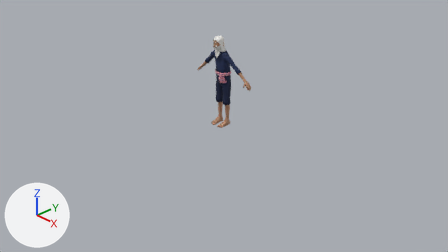
Two versions of the Blender file assets/models/human_elder_male/human_elder_male.blend, one commit apart.
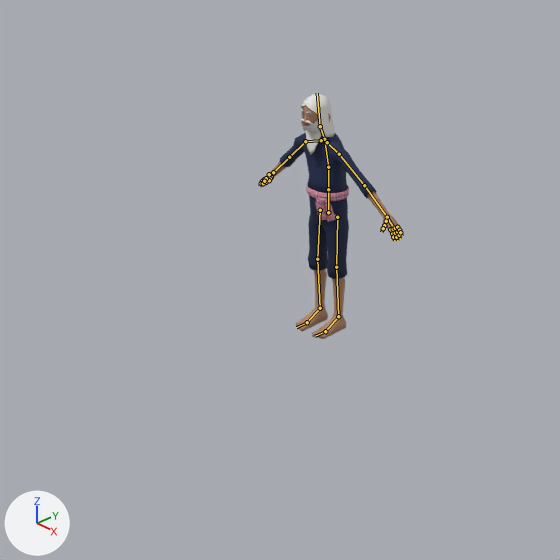
Each version is shown from the file's camera 'Camera', then close up on the part from 22% to 69% of the width and 0% to 84% of the height. The lights are fixed; the arrows at lower left show +X, +Y and +Z. The last two pictures show the newer version. The bones that bend it are drawn over the model as lines in the close-ups.

In view in the first close-up: 'Body', 'Cloth_mohom', 'Cloth_mohom_sash', 'Cloth_mohom_sash_tails', 'Hair_long_white_beard'.
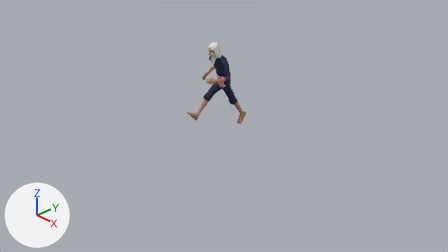
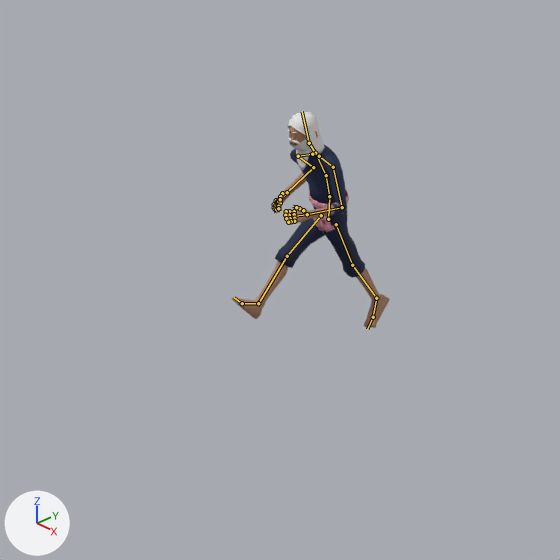
The newer file adds an action. The first version stands in its rest pose; the second is drawn at frame 21 of the action 'run'.

The edits, one by one:
Bone 'hips' (bone_hips) moves from (0.0, 0.0, 0.0) to (0.0, -0.046, 0.0).
Bone 'hips' (bone_hips) turns from (0, 0, 0) to (0, -7, -3) degrees about its own x, y and z.
Bone 'spine' (bone_spine) turns from (0, 0, 0) to (11, 4, 2) degrees about its own x, y and z.
Bone 'chest' (bone_chest) turns from (0, 0, 0) to (7, 6, 0) degrees about its own x, y and z.
Bone 'neck' (bone_neck) turns from (0, 0, 0) to (-5, -2, 0) degrees about its own x, y and z.
Bone 'head' (bone_head) turns from (0, 0, 0) to (-3, -3, 0) degrees about its own x, y and z.
Bone 'upper_arm.L' (bone_upper_arm_l) turns from (0, 0, 0) to (-26, 0, -30) degrees about its own x, y and z.
Bone 'forearm.L' (bone_forearm_l) turns from (0, 0, 0) to (0, 0, -90) degrees about its own x, y and z.
Bone 'hand.L' (bone_hand_l) turns from (0, 0, 0) to (-6, 0, 0) degrees about its own x, y and z.
Bone 'index_01.L' (bone_index_01_l) turns from (0, 0, 0) to (-14, 0, 0) degrees about its own x, y and z.
Bone 'index_02.L' (bone_index_02_l) turns from (0, 0, 0) to (-18, 0, 0) degrees about its own x, y and z.
Bone 'middle_01.L' (bone_middle_01_l) turns from (0, 0, 0) to (-14, 0, 0) degrees about its own x, y and z.
Bone 'middle_02.L' (bone_middle_02_l) turns from (0, 0, 0) to (-18, 0, 0) degrees about its own x, y and z.
Bone 'ring_01.L' (bone_ring_01_l) turns from (0, 0, 0) to (-14, 0, 0) degrees about its own x, y and z.
Bone 'ring_02.L' (bone_ring_02_l) turns from (0, 0, 0) to (-18, 0, 0) degrees about its own x, y and z.
Bone 'pinky_01.L' (bone_pinky_01_l) turns from (0, 0, 0) to (-14, 0, 0) degrees about its own x, y and z.
Bone 'pinky_02.L' (bone_pinky_02_l) turns from (0, 0, 0) to (-18, 0, 0) degrees about its own x, y and z.
Bone 'thumb_01.L' (bone_thumb_01_l) turns from (0, 0, 0) to (-8, 0, 0) degrees about its own x, y and z.
Bone 'thumb_02.L' (bone_thumb_02_l) turns from (0, 0, 0) to (-10, 0, 0) degrees about its own x, y and z.
Bone 'upper_arm.R' (bone_upper_arm_r) turns from (0, 0, 0) to (-26, 0, -30) degrees about its own x, y and z.
Bone 'forearm.R' (bone_forearm_r) turns from (0, 0, 0) to (0, 0, 80) degrees about its own x, y and z.
Bone 'hand.R' (bone_hand_r) turns from (0, 0, 0) to (-6, 0, 0) degrees about its own x, y and z.
Bone 'index_01.R' (bone_index_01_r) turns from (0, 0, 0) to (-14, 0, 0) degrees about its own x, y and z.
Bone 'index_02.R' (bone_index_02_r) turns from (0, 0, 0) to (-18, 0, 0) degrees about its own x, y and z.
Bone 'middle_01.R' (bone_middle_01_r) turns from (0, 0, 0) to (-14, 0, 0) degrees about its own x, y and z.
Bone 'middle_02.R' (bone_middle_02_r) turns from (0, 0, 0) to (-18, 0, 0) degrees about its own x, y and z.
Bone 'ring_01.R' (bone_ring_01_r) turns from (0, 0, 0) to (-14, 0, 0) degrees about its own x, y and z.
Bone 'ring_02.R' (bone_ring_02_r) turns from (0, 0, 0) to (-18, 0, 0) degrees about its own x, y and z.
Bone 'pinky_01.R' (bone_pinky_01_r) turns from (0, 0, 0) to (-14, 0, 0) degrees about its own x, y and z.
Bone 'pinky_02.R' (bone_pinky_02_r) turns from (0, 0, 0) to (-18, 0, 0) degrees about its own x, y and z.
Bone 'thumb_01.R' (bone_thumb_01_r) turns from (0, 0, 0) to (-8, 0, 0) degrees about its own x, y and z.
Bone 'thumb_02.R' (bone_thumb_02_r) turns from (0, 0, 0) to (-10, 0, 0) degrees about its own x, y and z.
Bone 'thigh.L' (bone_thigh_l) turns from (0, 0, 0) to (-25, 0, 2) degrees about its own x, y and z.
Bone 'shin.L' (bone_shin_l) turns from (0, 0, 0) to (-7, 0, 0) degrees about its own x, y and z.
Bone 'foot.L' (bone_foot_l) turns from (0, 0, 0) to (-17, 0, 0) degrees about its own x, y and z.
Bone 'toe.L' (bone_toe_l) turns from (0, 0, 0) to (-9, 0, 0) degrees about its own x, y and z.
Bone 'thigh.R' (bone_thigh_r) turns from (0, 0, 0) to (45, 0, -2) degrees about its own x, y and z.
Bone 'shin.R' (bone_shin_r) turns from (0, 0, 0) to (-7, 0, 0) degrees about its own x, y and z.
Bone 'foot.R' (bone_foot_r) turns from (0, 0, 0) to (9, 0, 0) degrees about its own x, y and z.

Where the change shows, as pixel boxes (x1, y1, x2, y2) in the close-ups (560 x 560 px):
'Cloth_mohom', posed (7% narrower, 9% shorter): before (280, 133, 377, 279); after (275, 145, 365, 278)
'Body', posed (10% wider, 14% shorter): before (259, 105, 403, 339); after (232, 126, 390, 328)
'Hair_long_white_beard', posed (11% wider): before (301, 94, 335, 155); after (287, 112, 325, 171)
'Cloth_mohom_sash_tails', posed (13% narrower, 8% taller): before (316, 198, 338, 222); after (316, 207, 335, 233)
'Cloth_mohom_sash', posed: before (306, 183, 349, 201); after (309, 190, 349, 209)
bone 'hips', root to tip: before (328, 212) to (328, 189); after (328, 219) to (329, 196)
bone 'spine', root to tip: before (328, 189) to (328, 167); after (329, 196) to (326, 175)
bone 'chest', root to tip: before (328, 167) to (324, 139); after (326, 175) to (315, 153)
bone 'neck', root to tip: before (324, 139) to (320, 126); after (315, 153) to (309, 143)
bone 'head', root to tip: before (320, 126) to (317, 93); after (309, 143) to (302, 111)
bone 'upper_arm.L', root to tip: before (339, 154) to (364, 185); after (333, 167) to (342, 207)
bone 'forearm.L', root to tip: before (364, 185) to (387, 217); after (342, 207) to (307, 214)
bone 'hand.L', root to tip: before (387, 217) to (394, 228); after (307, 214) to (294, 216)
bone 'index_01.L', root to tip: before (390, 229) to (392, 233); after (294, 211) to (289, 211)
bone 'index_02.L', root to tip: before (392, 233) to (393, 237); after (289, 211) to (286, 211)
bone 'middle_01.L', root to tip: before (393, 229) to (395, 233); after (294, 214) to (289, 215)
bone 'middle_02.L', root to tip: before (395, 233) to (396, 237); after (289, 215) to (285, 215)
bone 'ring_01.L', root to tip: before (395, 228) to (397, 232); after (294, 218) to (290, 218)
bone 'ring_02.L', root to tip: before (397, 232) to (399, 235); after (290, 218) to (286, 218)
bone 'pinky_01.L', root to tip: before (397, 227) to (399, 230); after (294, 221) to (291, 221)
bone 'pinky_02.L', root to tip: before (399, 230) to (400, 232); after (291, 221) to (288, 222)
bone 'thumb_01.L', root to tip: before (386, 221) to (384, 225); after (303, 210) to (299, 208)
bone 'thumb_02.L', root to tip: before (384, 225) to (383, 228); after (299, 208) to (296, 207)
bone 'upper_arm.R', root to tip: before (305, 141) to (289, 157); after (298, 156) to (313, 167)
bone 'forearm.R', root to tip: before (289, 157) to (273, 172); after (313, 167) to (287, 192)
bone 'hand.R', root to tip: before (273, 172) to (267, 178); after (287, 192) to (278, 202)
bone 'index_01.R', root to tip: before (264, 179) to (262, 181); after (276, 200) to (274, 204)
bone 'index_02.R', root to tip: before (262, 181) to (261, 183); after (274, 204) to (274, 207)
bone 'middle_01.R', root to tip: before (266, 178) to (264, 181); after (277, 201) to (275, 205)
bone 'middle_02.R', root to tip: before (264, 181) to (263, 183); after (275, 205) to (275, 209)
bone 'ring_01.R', root to tip: before (269, 178) to (267, 180); after (278, 202) to (277, 206)
bone 'ring_02.R', root to tip: before (267, 180) to (266, 182); after (277, 206) to (276, 209)
bone 'pinky_01.R', root to tip: before (271, 177) to (270, 178); after (280, 203) to (278, 206)
bone 'pinky_02.R', root to tip: before (270, 178) to (269, 180); after (278, 206) to (278, 208)
bone 'thumb_01.R', root to tip: before (269, 174) to (266, 178); after (282, 193) to (280, 196)
bone 'thumb_02.R', root to tip: before (266, 178) to (264, 181); after (280, 196) to (280, 199)
bone 'thigh.L', root to tip: before (337, 217) to (336, 267); after (336, 224) to (352, 265)
bone 'shin.L', root to tip: before (336, 267) to (338, 316); after (352, 265) to (376, 298)
bone 'foot.L', root to tip: before (338, 316) to (325, 331); after (376, 298) to (373, 317)
bone 'toe.L', root to tip: before (325, 331) to (315, 336); after (373, 317) to (367, 329)
bone 'thigh.R', root to tip: before (320, 210) to (317, 259); after (321, 215) to (287, 256)
bone 'shin.R', root to tip: before (317, 259) to (320, 308); after (287, 256) to (258, 303)
bone 'foot.R', root to tip: before (320, 308) to (307, 322); after (258, 303) to (242, 303)
